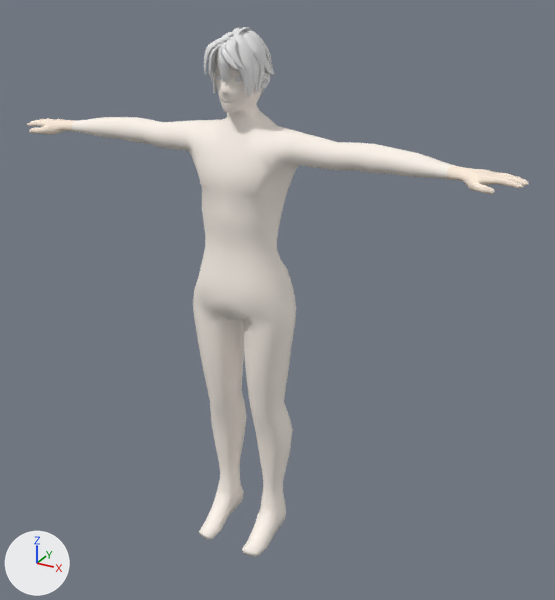
An edit to the FBX model Assets/OriginalData/tutrialObject/human.fbx, drawn before and after from the same camera.
Both versions are drawn from a 50 mm camera at (1.249, -2.038, 2.003) aimed at (0.096, 0.058, 0.955). The axes (+X, +Y, +Z) are drawn at lower left. The lights are the same throughout. Where no turn or scale is listed for an object, it has been applied to the vertices. Vertices at the same position are counted once.

The first picture shows 'body', 'ear', 'hair'.
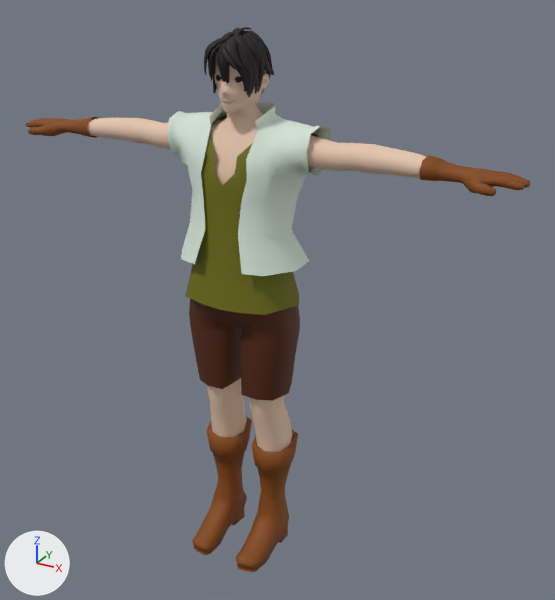
The newer file is also turned or shifted as a whole; pictures and numbers use the older file's frame.

What changed in the scene script:
```text
Add mat_material_005:
    mat_material_005 = principled_material('Material.005')
    mat_material_005.base_color = (0.8, 0.562, 0.419)  # beige #e7c6ad
    mat_material_005.roughness = 0.69
Change me_mesh:
    where me_mesh.from_pydata(...)  # 5124 vertices, 4544 faces; spans x -0.092..0.088, y -0.11..0.127, z 1.617..1.829
    add me_mesh.materials.append(mat_material_004)  # black #160409
Change me_mesh_002:
    remove me_mesh_002.from_pydata(...)  # 1902 vertices, 2052 faces; spans x -0.88..0.88, y -0.17..0.14, z 22.02..23.8
    add me_mesh_002.from_pydata(...)  # 2142 vertices, 2328 faces; spans x -0.88..0.88, y -0.17..0.13, z 22.0..23.8
    me_mesh_002 part 1: 30 vertices moved from x -0.16..0.16, y -0.03..0.11, z 22.33..22.43 to x -0.16..0.16, y -0.03..0.11, z 22.31..22.41; 146 vertices removed from x -0.14..0.14, y -0.17..0.08, z 22.02..22.27; 146 vertices added at x -0.14..0.14, y -0.17..0.08, z 22.0..22.25
    me_mesh_002 part 2: 22 vertices moved from x -0.08..0.08, y -0.08..0.05, z 23.55..23.7 to x -0.08..0.08, y -0.08..0.04, z 23.55..23.7; 23 vertices removed from x -0.05..0.05, y -0.1..-0.06, z 23.6..23.71; 263 vertices added at x -0.08..0.08, y -0.1..0.04, z 23.59..23.7
    me_mesh_002 part 3: 23 vertices moved from x -0.18..0.18, y -0.11..0.09, z 22.79..23.1 to x -0.18..0.18, y -0.11..0.09, z 22.79..23.08; 5 vertices removed from x -0.12..0.12, y 0.06..0.09, z 23.06..23.1; 5 vertices added at x -0.12..0.12, y 0.07..0.11, z 23.04..23.07
    me_mesh_002 part 4: 12 vertices moved within x 0.75..0.85, y -0.09..0.04, z 23.45..23.48; 10 vertices removed from x 0.75..0.88, y -0.09..0.04, z 23.46..23.48; 10 vertices added at x 0.75..0.88, y -0.09..0.04, z 23.45..23.47
    me_mesh_002 part 5: 1478 faces spanning x -0.88..0.88, y -0.12..0.13, z 22.31..23.8 switch from mat_body (picture img_body_png) to mat_material_005 (beige #e7c6ad)
Remove ob_ear:
    ob_ear = bpy.data.objects.new('ear', me_circle_002)
Add ob_e_torso_innner:
    ob_e_torso_innner = bpy.data.objects.new('e.torso.innner', me_mesh_003)  # 117 vertices, 106 faces; spans x -0.226..0.226, y -0.156..0.143, z 22.999..23.581; in mat_material_002 (dark yellow #6c6d00)
    ob_e_torso_innner.location = (0.0, 0.0, -22.019)
Add ob_e_boots:
    ob_e_boots = bpy.data.objects.new('e.boots', me_mesh_004)  # 276 vertices, 270 faces; spans x -0.179..0.179, y -0.203..0.123, z 21.999..22.435; in mat_material_001 (brown #834500)
    ob_e_boots.location = (0.0, 0.0, -22.019)
Add ob_e_torso_uoter:
    ob_e_torso_uoter = bpy.data.objects.new('e.torso.uoter', me_mesh_002_1)  # 138 vertices, 122 faces; spans x -0.26..0.26, y -0.156..0.164, z 23.132..23.624; in mat_material_003 (white #d8e7d9)
    ob_e_torso_uoter.location = (0.0, 0.0, -22.019)
Add ob_e_hand:
    ob_e_hand = bpy.data.objects.new('e.hand', me_mesh_001_1)  # 794 vertices, 866 faces; spans x -0.88..0.88, y -0.1..0.06, z 23.46..23.54; in mat_material_001 (brown #834500)
    ob_e_hand.location = (0.0, 0.0, -22.019)
Add ob_e_bottom:
    ob_e_bottom = bpy.data.objects.new('e.bottom', me_mesh_005)  # 113 vertices, 104 faces; spans x -0.198..0.198, y -0.128..0.121, z 22.663..23.09; in mat_material (brown #522000)
    ob_e_bottom.location = (0.0, 0.0, -22.019)
```

Changed parts and their boxes [x1, y1, x2, y2] in the pictures (555 x 600 px; the box of a moved part takes in the faces that stretch with it):
'body', reshaped: before [26, 51, 529, 557]; after [87, 51, 427, 452]
'e.torso.uoter', added: after [167, 102, 331, 276]
'e.torso.innner', added (yellow): after [185, 115, 318, 315]
'e.bottom', added (brown): after [189, 299, 300, 401]
'e.boots', added (brown): after [193, 416, 298, 572]
'e.hand', added (brown): after [25, 117, 530, 196]
'hair', recoloured (grey to black): [204, 27, 274, 98] in both
'ear', deleted: before [261, 73, 270, 89]
part 1 of me_mesh_002, moved or reshaped: before [199, 407, 293, 557]; after [211, 407, 293, 452]
part 2 of me_mesh_002, built on: before [215, 56, 277, 133]; after [214, 70, 269, 127]
part 3 of me_mesh_002, moved or reshaped (not visible afterwards): before [193, 249, 296, 388]
part 4 of me_mesh_002, moved or reshaped (not visible afterwards): before [478, 172, 529, 194]
part 5 of me_mesh_002, recoloured (white to beige): before [26, 51, 529, 438]; after [87, 51, 427, 438]
